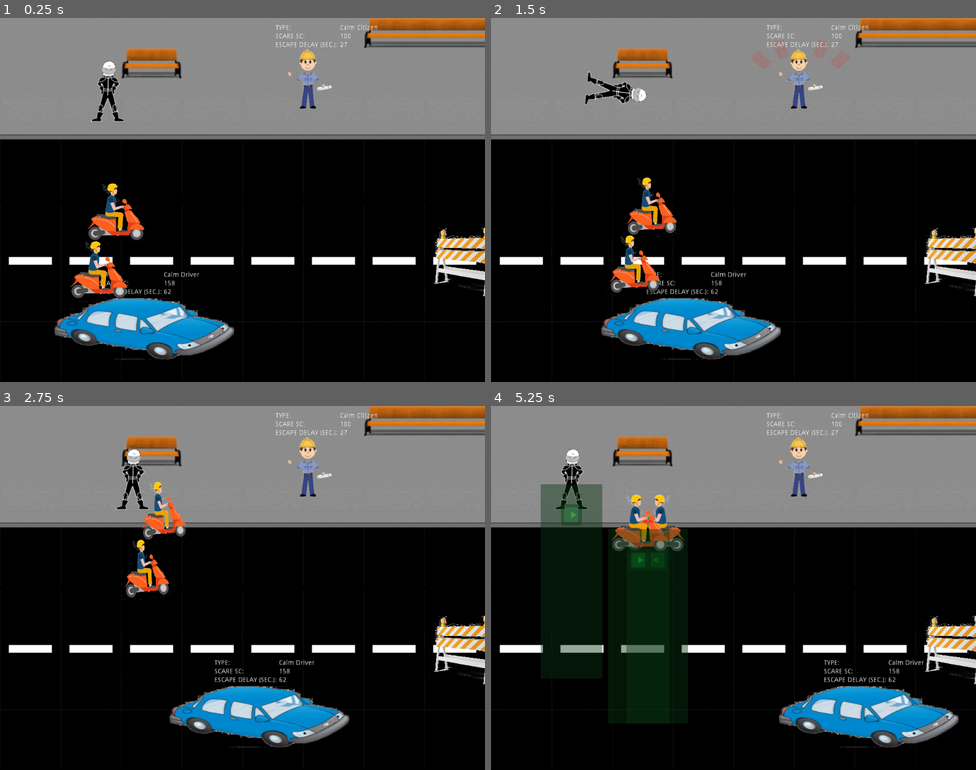
Above: before the commit, frames 1-4 (two rows, left to right).
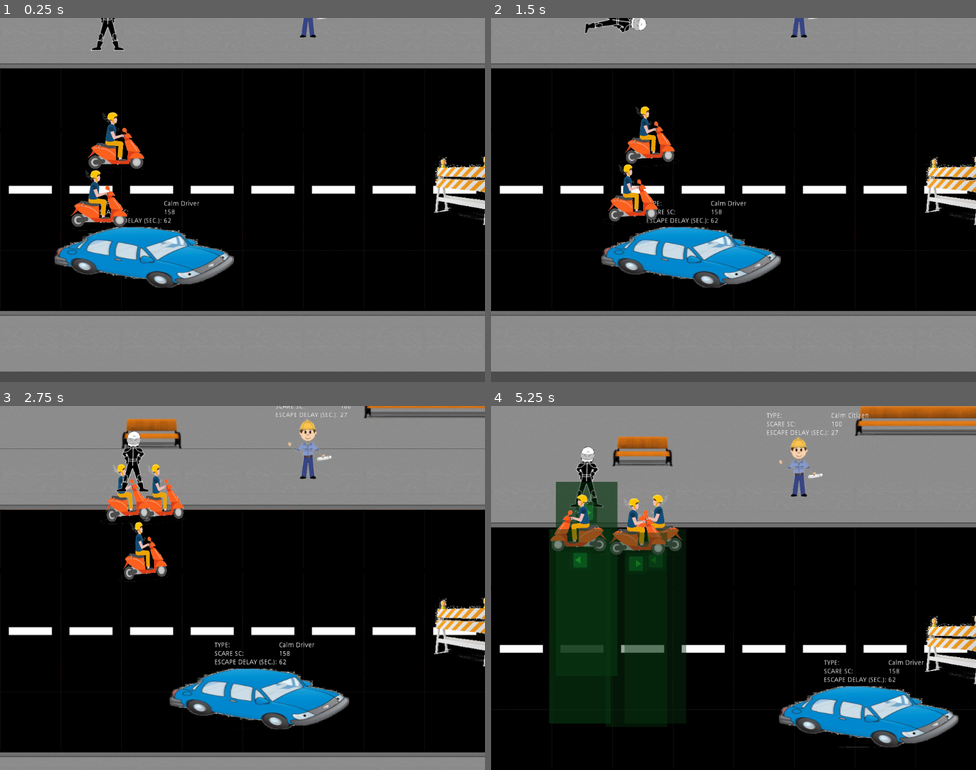
Above: after the commit, the same moments.

Repository: Anatolij-Grigorjev/MopedRebel
Game: Godot game, scene res://stages/city1stage.tscn
Two runs of this game, one before a commit and one after it. Both use one fixed random seed, a clock stepped at 60 frames per second and the inputs below. The project has no main scene, so this scene is started directly. The engine's default icon, where the game draws it, is replaced by a stand-in: a white triangle on a blue panel in a dark square.
Inputs:
- Up to frame 1 (0.25 s): no input
- Up to frame 2 (1.5 s): hold D (accelerate_right) 0.53-1.28 s; hold F (flip_bird) 0.53-1.28 s; hold Down (diss_down) from 1.28 s (still down); tap Space (mount_moped) at 1.35 s
- Up to frame 3 (2.75 s): release Down (diss_down) at 2.03 s; hold D (accelerate_right) from 2.03 s (still down); tap E (turn_around) at 2.1 s
- Up to frame 4 (5.25 s): release D (accelerate_right) at 2.78 s; hold A (accelerate_left) 2.78-5.03 s; tap F (flip_bird) at 2.85 s; tap Space (mount_moped) at 3.6 s; tap E (turn_around) at 4.35 s; hold Down (diss_down) from 5.03 s (still down); hold F (flip_bird) from 5.03 s (still down)

The runs differ from the first frame. In frame 1, 54% of the frame differs, in the area x 0-100%, y 0-100%; in frame 2, 54%; in frame 3, 27%; in frame 4, 6.6%.
Error before the commit: Attempt to call function 'enable' in base 'null instance' on a null instance. (res://globals/global_functions.gd:181)

Commit message:
refactor global signals, fix selected rebel camera bug, smooth curb jump speeds

Diff:
--- a/game/enemy/citizens/white_worker/white_worker1.tscn
+++ b/game/enemy/citizens/white_worker/white_worker1.tscn
@@ -15,7 +15,7 @@
 [sub_resource type="RectangleShape2D" id=2]
 
 custom_solver_bias = 0.0
-extents = Vector2( 300, 60 )
+extents = Vector2( 300, 11 )
 
 [sub_resource type="Animation" id=3]
 
@@ -137,7 +137,6 @@
 
 [node name="moped_detect_area" type="Area2D" parent="." index="5"]
 
-editor/display_folded = true
 input_pickable = true
 gravity_vec = Vector2( 0, 1 )
 gravity = 98.0
@@ -149,6 +148,7 @@
 
 [node name="body" type="CollisionShape2D" parent="moped_detect_area" index="0"]
 
+position = Vector2( 0, 55 )
 shape = SubResource( 2 )
 _sections_unfolded = [ "Transform" ]
 
--- a/game/globals/global_signals_emitter.gd
+++ b/game/globals/global_signals_emitter.gd
@@ -5,20 +5,13 @@
 
 const DEBUG_SIGNALS = true
 
-signal moped_jump_curb
-signal rebel_position_changed(new_position, new_rebel_state)
-signal entity_offscreen_for_time(node, time)
 signal enemy_dissed(enemy_node)
 signal enemy_scared(enemy_node)
 
-const SIGNAL_REBEL_JUMP_CURB_ON_MOPED = "moped_jump_curb"
-const SIGNAL_REBEL_CHANGED_POSITION = "rebel_position_changed"
 const SIGNAL_ENEMY_DISSED = "enemy_dissed"
 const SIGNAL_ENEMY_SCARED = "enemy_scared"
 
 const known_singals = [
-	SIGNAL_REBEL_JUMP_CURB_ON_MOPED,
-	SIGNAL_REBEL_CHANGED_POSITION,
 	SIGNAL_ENEMY_DISSED,
 	SIGNAL_ENEMY_SCARED
 ]
--- a/game/rebel/rebel_on_moped.gd
+++ b/game/rebel/rebel_on_moped.gd
@@ -41,18 +41,27 @@
 	F.set_active_rebel_state(C.REBEL_STATES.ON_MOPED)
 	global_position.x = G.node_rebel_on_foot.global_position.x
 
+func reduce_velocity(factor):
+	current_speed = clamp(current_speed * factor, G.moped_config_min_speed, G.moped_config_max_speed)
+	_reduce_swerve(factor)
+	_reduce_acceleration(factor)
+	_sprite_to_neutral()
+
 func reset_velocity():
-	current_speed = G.moped_config_min_speed
-	_reset_swerve()
-	_reset_acceleration()
-	_sprite_to_neutral()
+	reduce_velocity(0.0)
+
+func _reduce_swerve(factor):
+	current_swerve *= factor
+	swerve_direction *= factor
+
+func _reduce_acceleration(factor):
+	speed_alter_direction *= factor
 
 func _reset_swerve():
-	current_swerve = 0
-	swerve_direction = 0
+	_reduce_swerve(0.0)
 
 func _reset_acceleration():
-	speed_alter_direction = 0
+	_reduce_acceleration(0.0)
 
 func _sprite_to_neutral():
 	$sprite.scale = Vector2(0.45, 0.45)
@@ -171,7 +180,7 @@
 func _finish_jumping():
 	_reset_grinding_curb()
 	is_jumping_curb = false
-	reset_velocity()
+	reduce_velocity(0.75)
 	moped_ground_type = (
 		C.MOPED_GROUND_TYPES.SIDEWALK if moped_ground_type == C.MOPED_GROUND_TYPES.ROAD
 		else C.MOPED_GROUND_TYPES.ROAD
--- a/game/stages/stage_road1.gd
+++ b/game/stages/stage_road1.gd
@@ -1,18 +1,11 @@
 extends "stage_base.gd"
-
-var rebel_on_foot_node
-var rebel_on_moped_node
-
 
 func _ready():
 	LOG = Logger.new(self.name)
 	G.node_current_stage_root = self
-	rebel_on_foot_node = $city_sidewalk_tiles/city_benches/rebel_on_foot
-	rebel_on_moped_node = $city_road_tiles/rebel_on_moped
-	G.node_rebel_on_moped = rebel_on_moped_node
-	G.node_rebel_on_foot = rebel_on_foot_node
+	#initialize node switch context
 	G.node_active_rebel = G.node_rebel_on_foot
-	S.connect_signal_to(S.SIGNAL_REBEL_CHANGED_POSITION, self, "_rebel_new_position_state_received")
+	G.node_rebel_on_moped.disable()
 
 	F.set_active_rebel_state(C.REBEL_STATES.ON_MOPED)
 
